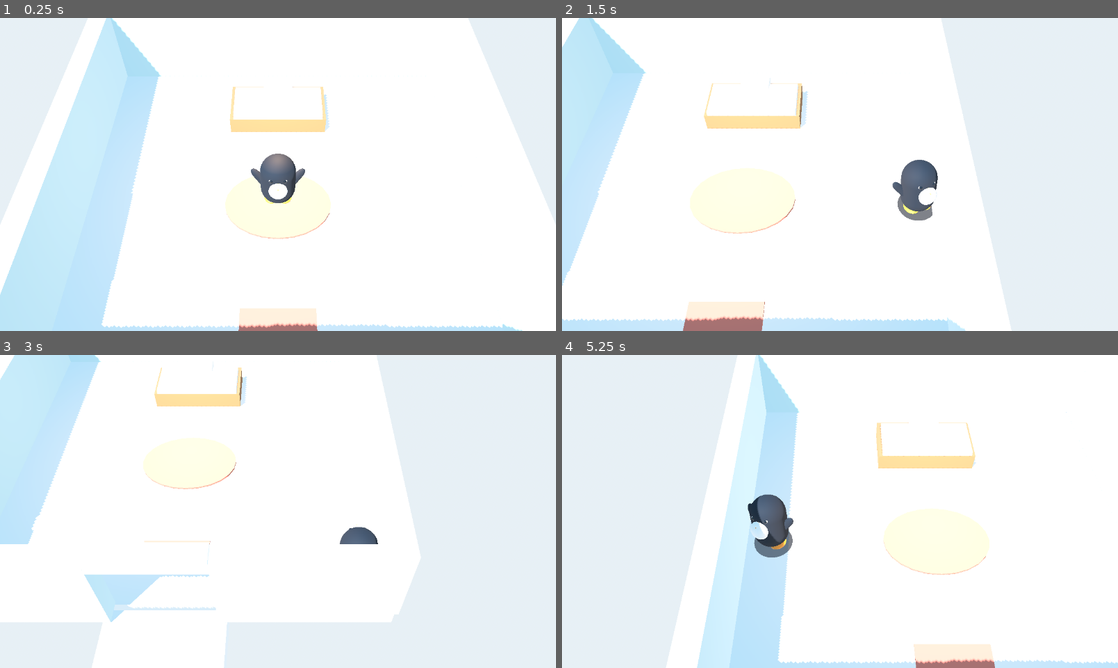
Above: before the commit, frames 1-4 (two rows, left to right).
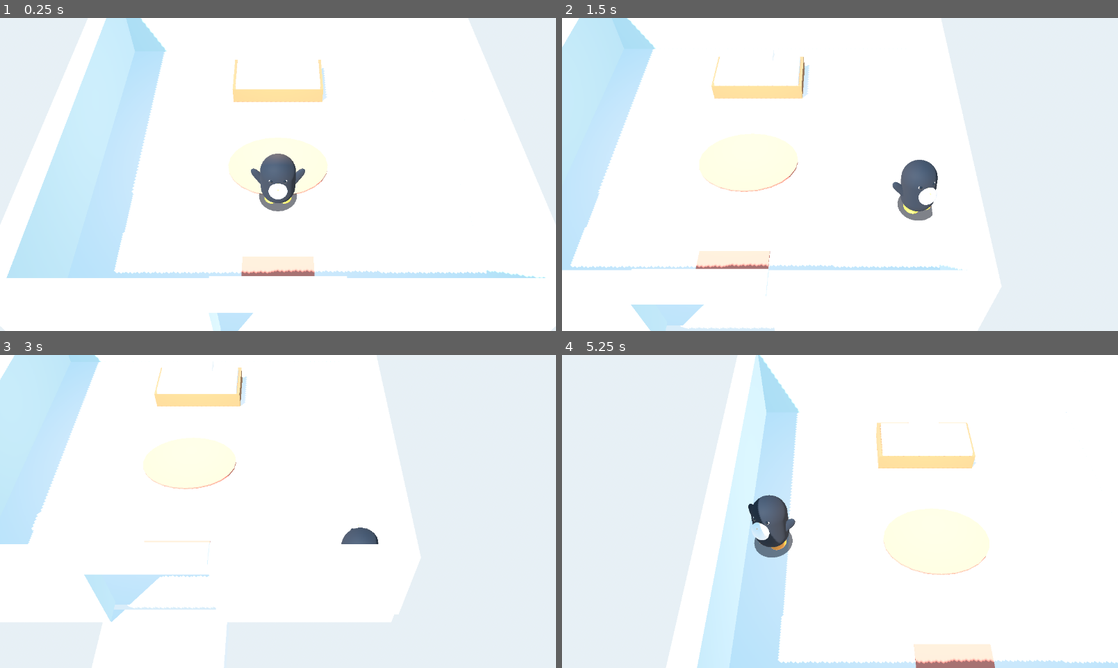
Above: after the commit, the same moments.

Repository: amadeusk1/mruhacks
Game: Godot game, scene res://scenes/world.tscn
Same seed, same stepped clock (60 frames per second), same inputs: the game is played once before the commit and once after it.
Inputs (mouse positions are in pixels of both pictures, inside the frame that each line leads up to):
- Up to frame 1 (0.25 s): no input
- Up to frame 2 (1.5 s): tap Enter at 0.5 s; move the mouse to (962, 158) at 0.52 s; press the mouse at (962, 158) at 0.53 s; hold D (move_right) 0.53-1.28 s; move the mouse to (728, 190) at 1.27 s; release the mouse at (728, 190) at 1.28 s; hold S (move_back) from 1.28 s (still down); click (728, 190) at 1.35 s
- Up to frame 3 (3 s): move the mouse to (333, 442) at 2.02 s; release S (move_back) at 2.03 s; press the mouse at (333, 442) at 2.03 s; hold D (move_right) 2.03-2.78 s; move the mouse to (250, 574) at 2.77 s; release the mouse at (250, 574) at 2.78 s; hold W (move_forward) from 2.78 s (still down); click (250, 574) at 2.85 s
- Up to frame 4 (5.25 s): move the mouse to (1006, 558) at 3.52 s; release W (move_forward) at 3.53 s; press the mouse at (1006, 558) at 3.53 s; hold A (move_left) 3.53-5.03 s; move the mouse to (673, 464) at 4.27 s; release the mouse at (673, 464) at 4.28 s; click (673, 464) at 4.35 s; move the mouse to (867, 511) at 5.02 s; press the mouse at (867, 511) at 5.03 s; hold S (move_back) from 5.03 s (still down)

The runs differ from the first frame. In frame 1, 12% of the frame differs, in the area x 0-99%, y 0-100%; in frame 2, 9.8%; in frame 3, less than 0.1%; in frame 4, 0.2%.

Commit message:
Reposition the home entrance and bus stop, and remove the temporary home check script.
Co-authored-by: Cursor <cursoragent@cursor.com>

Diff:
--- a/scenes/locations/home.tscn
+++ b/scenes/locations/home.tscn
@@ -180,12 +180,12 @@
 surface_material_override/0 = SubResource("Mat_snow")
 
 [node name="Lintel" type="MeshInstance3D" parent="NavigationRegion3D"]
-transform = Transform3D(2.5, 0, 0, 0, 0.32, 0, 0, 0, 1.35, -1.7, 1.5, 0.22)
+transform = Transform3D(2.55, 0, 0, 0, 0.22, 0, 0, 0, 0.28, -1.7, 1.52, 0.15)
 mesh = SubResource("BoxMesh_unit")
 surface_material_override/0 = SubResource("Mat_ice")
 
 [node name="Mouth" type="MeshInstance3D" parent="NavigationRegion3D"]
-transform = Transform3D(1.4, 0, 0, 0, 1.15, 0, 0, 0, 0.18, -1.7, 0.7, -0.2)
+transform = Transform3D(1.35, 0, 0, 0, 1.2, 0, 0, 0, 0.22, -1.7, 0.72, 0.08)
 mesh = SubResource("BoxMesh_unit")
 surface_material_override/0 = SubResource("Mat_mouth")
 
@@ -226,7 +226,7 @@
 surface_material_override/0 = SubResource("Mat_path")
 
 [node name="BusStop" parent="NavigationRegion3D" instance=ExtResource("2_bus")]
-transform = Transform3D(-1, 0, 0, 0, 1, 0, 0, 0, -1, 2.15, 0, -1.15)
+transform = Transform3D(-1, 0, 0, 0, 1, 0, 0, 0, -1, 2.0, 0, 0.2)
 
 [node name="InFloor" type="StaticBody3D" parent="NavigationRegion3D"]
 transform = Transform3D(7.6, 0, 0, 0, 0.4, 0, 0, 0, 7.6, 80, -0.2, 0)
@@ -376,7 +376,7 @@
 shape = SubResource("BoxShape3D_unit")
 
 [node name="InsideSpawn" type="Marker3D" parent="."]
-transform = Transform3D(-1, 0, 0, 0, 1, 0, 0, 0, -1, 80, 0.2, 0)
+transform = Transform3D(-1, 0, 0, 0, 1, 0, 0, 0, -1, 80, 0.2, 1.0)
 
 [node name="InsideReturn" type="Marker3D" parent="."]
 transform = Transform3D(1, 0, 0, 0, 1, 0, 0, 0, 1, 80, 0.2, 1.7)
@@ -385,14 +385,4 @@
 transform = Transform3D(0.455, 0, -0.89, 0, 1, 0, 0.89, 0, 0.455, -0.2, 0.2, 2.25)
 
 [node name="BusArrival" type="Marker3D" parent="."]
-transform = Transform3D(1, 0, 0, 0, 1, 0, 0, 0, 1, 2.15, 0.2, 1.05)
-
-[node name="HomeLabel" type="Label3D" parent="."]
-transform = Transform3D(1, 0, 0, 0, 1, 0, 0, 0, 1, -1.7, 2.2, 0.85)
-billboard = 1
-text = "Home"
-font_size = 72
-outline_size = 10
-pixel_size = 0.008
-modulate = Color(0.12, 0.2, 0.32, 1)
-outline_modulate = Color(0.9, 0.95, 1, 1)
+transform = Transform3D(1, 0, 0, 0, 1, 0, 0, 0, 1, 2.0, 0.2, 2.25)
--- a/scripts/check_home.gd
+++ /dev/null
@@ -1,44 +0,0 @@
-extends SceneTree
-
-func _initialize() -> void:
-	var packed := load("res://scenes/world.tscn") as PackedScene
-	var world := packed.instantiate()
-	root.add_child(world)
-	for _i in 12:
-		await process_frame
-		await physics_frame
-	var penguin := world.get_node("Penguin") as Node3D
-	print("BOOT ", _fmt(penguin), " loc ", world.current_location_id(), " traveling ", world.is_traveling())
-	await _shot("c:/Users/User/Desktop/mruhacks/shot_inside.png")
-	world.shift_to_marker("OutsideSpawn")
-	for _i in 40:
-		await physics_frame
-	print("YARD ", _fmt(penguin), " traveling ", world.is_traveling())
-	var agent := penguin.get_node("NavigationAgent3D") as NavigationAgent3D
-	var map := agent.get_navigation_map()
-	var from := NavigationServer3D.map_get_closest_point(map, Vector3(-0.2, 0.2, 2.25))
-	var to := NavigationServer3D.map_get_closest_point(map, Vector3(-1.7, 0.2, 0.5))
-	var path := NavigationServer3D.map_get_path(map, from, to, true)
-	print("DOOR PATH ", path.size(), " end ", (path[path.size() - 1] if path.size() else Vector3.ZERO))
-	var bus := NavigationServer3D.map_get_closest_point(map, Vector3(2.15, 0.2, 1.05))
-	var bus_path := NavigationServer3D.map_get_path(map, from, bus, true)
-	print("BUS PATH ", bus_path.size())
-	await _shot("c:/Users/User/Desktop/mruhacks/shot_yard.png")
-	world.shift_to_marker("InsideReturn")
-	for _i in 40:
-		await physics_frame
-	print("BACK ", _fmt(penguin), " traveling ", world.is_traveling())
-	await _shot("c:/Users/User/Desktop/mruhacks/shot_return.png")
-	quit()
-
-
-func _shot(path: String) -> void:
-	for _i in 3:
-		await process_frame
-	var img := root.get_viewport().get_texture().get_image()
-	img.save_png(path)
-	print("SAVED ", path, " ", img.get_width(), "x", img.get_height())
-
-
-func _fmt(body: Node3D) -> String:
-	return "(%.2f, %.2f, %.2f) yaw %.2f" % [body.global_position.x, body.global_position.y, body.global_position.z, body.rotation.y]
Not shown, added: scripts/doorway.gd.uid
Not shown, added: scripts/home.gd.uid
